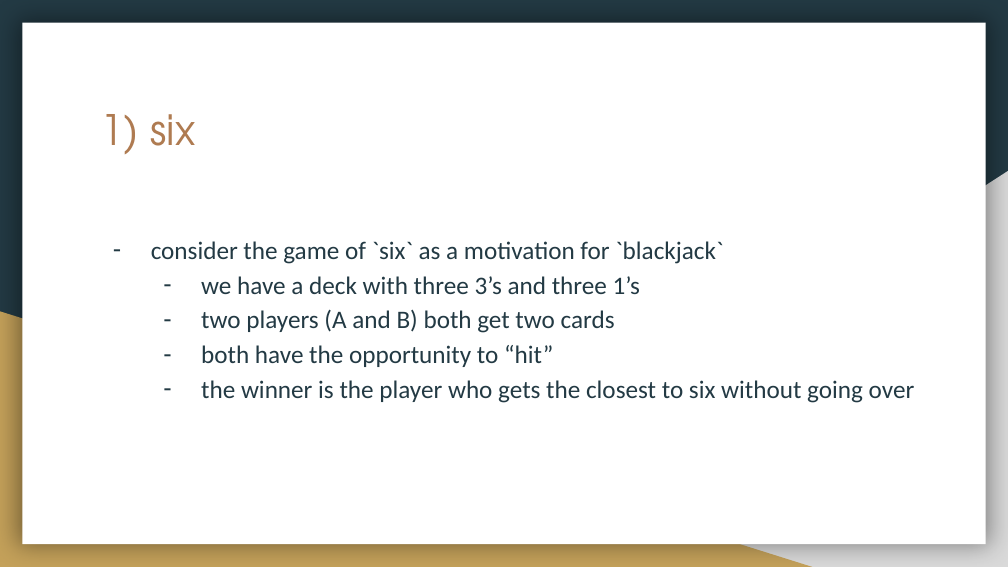
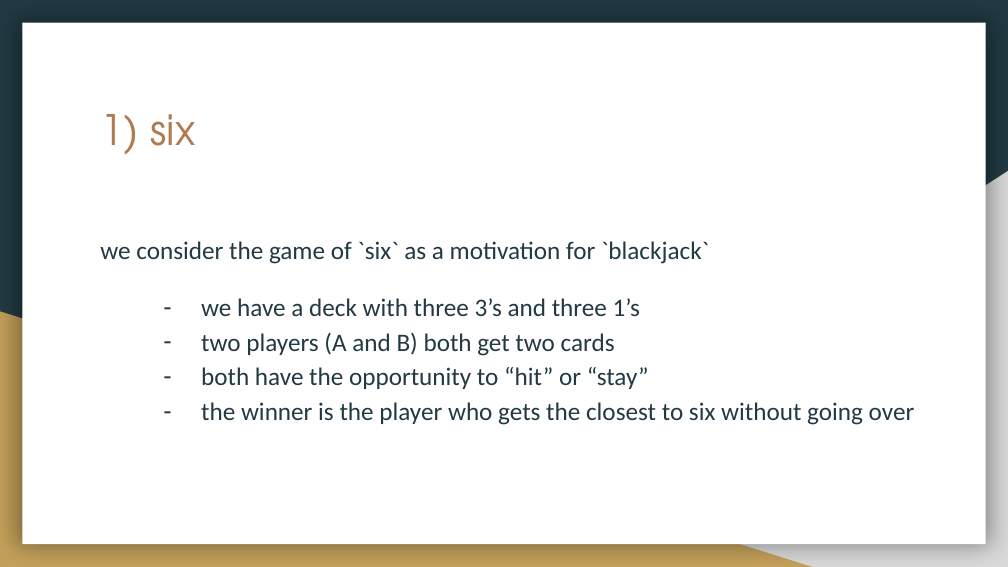
Before and after one commit to erickim/kellyCriterion, a slide deck: slide 4 of 110717-cx.pptx (slide 3 before the commit). Drawn at 1008x567 pixels with LibreOffice and Linux fonts; fonts in the diff are those of the drawing. Boxes give left, top, right and bottom in pixels: in the first picture for what was removed or moved away, otherwise in the second. Text is boxed around its words. In the diff, an @@ line names an element or a change of style, - is before the commit and + after.

Commit message:
updated ppt

```diff
--- a/110717-cx.pptx
+++ b/110717-cx.pptx
@@ text at bbox=[100, 241, 709, 264]: text changed @@
-– consider the game of `six` as a motivation for `blackjack`
+we consider the game of `six` as a motivation for `blackjack`
@@ text at bbox=[201, 367, 649, 389]: text changed @@
-  – both have the opportunity to “hit”
+  – both have the opportunity to “hit” or “stay”
```
Also in this commit, not shown: 7 other slides changed, 2 slides added.
